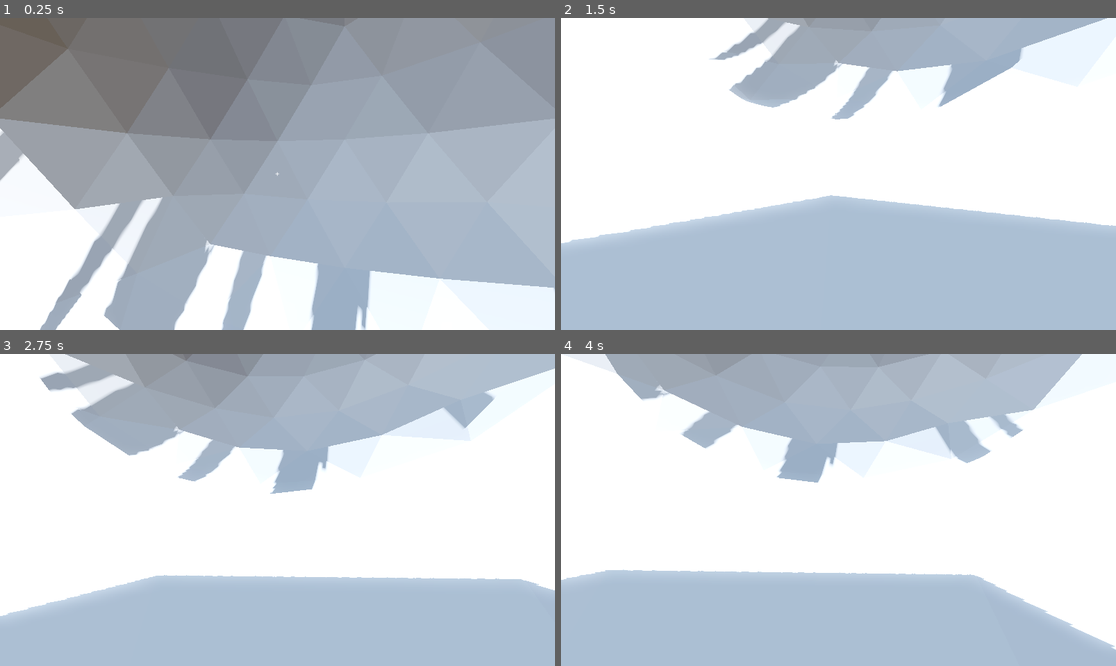
Above: before the commit, frames 1-4 (two rows, left to right).
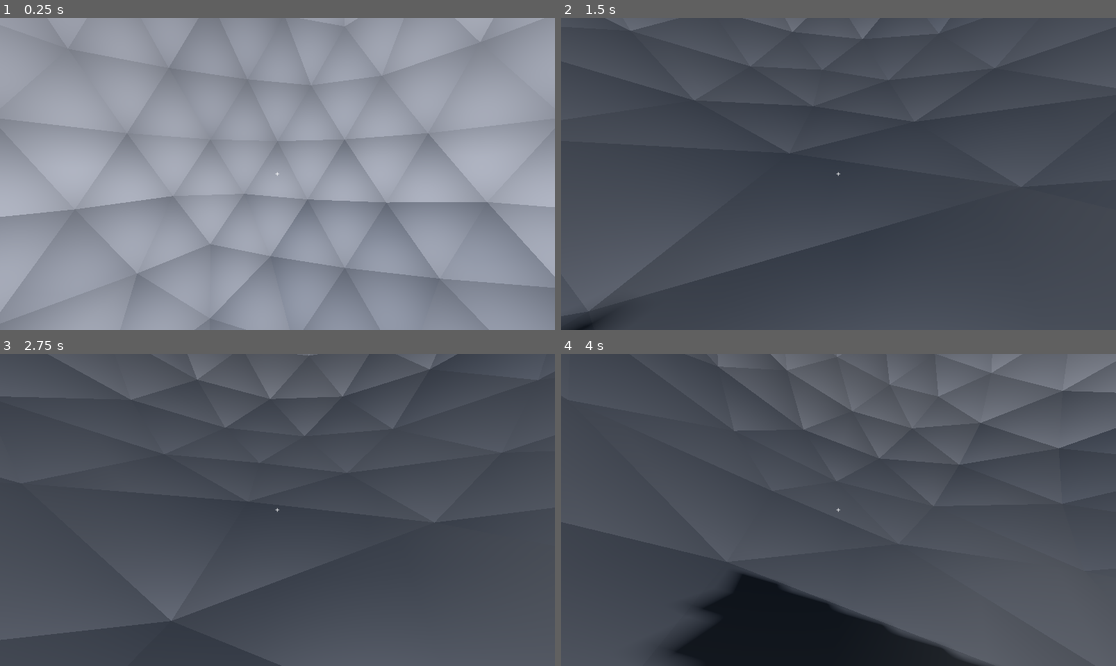
Above: after the commit, the same moments.

Repository: pudgypoultry/gmtk2025
Game: Godot game, scene res://Scenes/world.tscn
Same seed, same stepped clock (60 frames per second), same inputs: the game is played once before the commit and once after it. This scene is started directly instead of the project's main scene.
Inputs (mouse positions are in pixels of both pictures, inside the frame that each line leads up to):
- Up to frame 1 (0.25 s): no input
- Up to frame 2 (1.5 s): move the mouse to (866, 174) at 0.52 s; hold 1 (Toggle Piller L1, bound only before the commit) 0.53-1.28 s; hold W (MoveForward) from 0.53 s (still down); click (866, 174) at 0.67 s; tap Space (Jump) at 0.77 s; tap 2 (Toggle Piller L2, bound only before the commit) at 0.8, 1.35 s; move the mouse to (810, 174) at 1.27 s
- Up to frame 3 (2.75 s): keep holding W (MoveForward); tap Space (Jump) at 1.52 s; tap 3 (Toggle Piller L3, bound only before the commit) at 1.55 s; move the mouse to (288, 503) at 2.02 s; hold 3 (Toggle Piller L3, bound only before the commit) from 2.03 s (still down); tap 4 (Toggle Piller L4, bound only before the commit) at 2.3 s
- Up to frame 4 (4 s): keep holding W (MoveForward); move the mouse to (832, 516) at 2.77 s; release 3 (Toggle Piller L3, bound only before the commit) at 2.78 s; tap 4 (Toggle Piller L4, bound only before the commit) at 2.85 s; click (832, 516) at 2.92 s; tap Space (Jump) at 3.02, 3.77 s; tap 1 (Toggle Piller L1, bound only before the commit) at 3.05 s; move the mouse to (877, 513) at 3.52 s; hold 2 (Toggle Piller L2, bound only before the commit) from 3.53 s (still down); right-click (877, 513) at 3.6 s

The runs differ from the first frame. In frame 1, 57% of the frame differs, in the area x 0-100%, y 0-100%; in frame 2, 100%; in frame 3, 100%; in frame 4, 100%.

Commit message:
Tweened Pillars, pillar control working for nearest pillar

Diff:
--- /dev/null
+++ b/Materials/room_material_01.tres
@@ -0,0 +1,6 @@
+[gd_resource type="StandardMaterial3D" format=3 uid="uid://vx5hs2bek5e4"]
+
+[resource]
+albedo_color = Color(0.821789, 0.821789, 0.821789, 1)
+metallic = 1.0
+roughness = 0.55
--- /dev/null
+++ b/Scenes/ico_shell.tscn
@@ -0,0 +1,13 @@
+[gd_scene load_steps=3 format=3 uid="uid://drclv0roa88dj"]
+
+[ext_resource type="PackedScene" uid="uid://chqsiuqptnvwl" path="res://Assets/Icosphere_shell.glb" id="1_pfmqq"]
+[ext_resource type="Material" uid="uid://vx5hs2bek5e4" path="res://Materials/room_material_01.tres" id="2_k2tgw"]
+
+[node name="Ico_Shell" type="Node3D"]
+
+[node name="Icosphere_shell" parent="." instance=ExtResource("1_pfmqq")]
+
+[node name="ico-shell" parent="Icosphere_shell" index="0"]
+surface_material_override/0 = ExtResource("2_k2tgw")
+
+[editable path="Icosphere_shell"]
--- /dev/null
+++ b/Scenes/pillar_control.gd
@@ -0,0 +1,36 @@
+extends Node3D
+
+
+@export var player_node:Node3D
+@export var pillar_set_L1:IcoPillarMover
+@export var pillar_set_L2:IcoPillarMover
+@export var pillar_set_L3:IcoPillarMover
+@export var pillar_set_L4:IcoPillarMover
+
+
+# Called when the node enters the scene tree for the first time.
+func _ready() -> void:
+	pass # Replace with function body.
+
+
+# Called every frame. 'delta' is the elapsed time since the previous frame.
+func _input(event) -> void:
+	if event.is_action_pressed("Toggle Pillar L1"):
+		pillar_set_L1.MoveRadially(FindNearestPillar(pillar_set_L1))
+	elif event.is_action_pressed("Toggle Pillar L2"):
+		pillar_set_L2.MoveRadially(FindNearestPillar(pillar_set_L2))
+	elif event.is_action_pressed("Toggle Pillar L3"):
+		pillar_set_L3.MoveRadially(FindNearestPillar(pillar_set_L3))
+	elif event.is_action_pressed("Toggle Pillar L4"):
+		pillar_set_L4.MoveRadially(FindNearestPillar(pillar_set_L4))
+
+func FindNearestPillar(pillar_set) -> Node3D:
+	var min_pos:float = 10000000
+	var target:Node3D
+	for pillar in pillar_set.get_child(0).get_children():
+		var dis:float = (pillar.position - player_node.position).length_squared()
+		if dis < min_pos:
+			min_pos = dis
+			target = pillar
+	print("found target: " + target.name)
+	return target
--- a/Scenes/piller_control.gd
+++ /dev/null
@@ -1,35 +0,0 @@
-extends Node3D
-
-
-@export var player_node:Node3D
-@export var piller_set_L1:IcoPillerMover
-@export var piller_set_L2:IcoPillerMover
-@export var piller_set_L3:IcoPillerMover
-@export var piller_set_L4:IcoPillerMover
-
-# Called when the node enters the scene tree for the first time.
-func _ready() -> void:
-	pass # Replace with function body.
-
-
-# Called every frame. 'delta' is the elapsed time since the previous frame.
-func _process(delta: float) -> void:
-	if Input.is_action_pressed("Toggle Piller L1"):
-		piller_set_L1.MoveRadially(FindNearestPiller(piller_set_L1))
-	elif Input.is_action_pressed("Toggle Piller L2"):
-		piller_set_L2.MoveRadially(FindNearestPiller(piller_set_L2))
-	elif Input.is_action_pressed("Toggle Piller L3"):
-		piller_set_L3.MoveRadially(FindNearestPiller(piller_set_L3))
-	elif Input.is_action_pressed("Toggle Piller L4"):
-		piller_set_L4.MoveRadially(FindNearestPiller(piller_set_L4))
-
-func FindNearestPiller(piller_set) -> Node3D:
-	var min_pos:float = 10000000
-	var target:Node3D
-	for piller in piller_set.get_child(0).get_children():
-		var dis:float = (piller.position - player_node.position).length_squared()
-		if dis < min_pos:
-			min_pos = dis
-			target = piller
-	#print("found target: " + target.name)
-	return target
--- a/Scenes/test_setup.tscn
+++ b/Scenes/test_setup.tscn
@@ -1,32 +1,8 @@
-[gd_scene load_steps=5 format=3 uid="uid://l35xtqu81ih"]
-
-[ext_resource type="PackedScene" uid="uid://dd1thh4346sxi" path="res://CharacterController.tscn" id="1_uhmvl"]
-
-[sub_resource type="ProceduralSkyMaterial" id="ProceduralSkyMaterial_0bcqp"]
-sky_horizon_color = Color(0.662243, 0.671743, 0.686743, 1)
-ground_horizon_color = Color(0.662243, 0.671743, 0.686743, 1)
-
-[sub_resource type="Sky" id="Sky_2ikws"]
-sky_material = SubResource("ProceduralSkyMaterial_0bcqp")
-
-[sub_resource type="Environment" id="Environment_edx1a"]
-background_mode = 2
-sky = SubResource("Sky_2ikws")
-tonemap_mode = 2
-glow_enabled = true
+[gd_scene format=3 uid="uid://l35xtqu81ih"]
 
 [node name="TestSetup" type="Node3D"]
-
-[node name="WorldEnvironment" type="WorldEnvironment" parent="."]
-environment = SubResource("Environment_edx1a")
-
-[node name="DirectionalLight3D" type="DirectionalLight3D" parent="."]
-transform = Transform3D(-0.866025, -0.433013, 0.25, 0, 0.5, 0.866025, -0.5, 0.75, -0.433013, 0, 0, 0)
-shadow_enabled = true
 
 [node name="CSGBox3D" type="CSGBox3D" parent="."]
 transform = Transform3D(1, 0, 0, 0, 1, 0, 0, 0, 1, 1.0529, -40.3142, 0.823399)
 use_collision = true
 size = Vector3(146.425, 1, 132.209)
-
-[node name="CharacterBody3D2" parent="." instance=ExtResource("1_uhmvl")]
--- a/Scenes/world.tscn
+++ b/Scenes/world.tscn
@@ -1,22 +1,34 @@
-[gd_scene load_steps=8 format=3 uid="uid://dm7jkum4qeudl"]
+[gd_scene load_steps=11 format=3 uid="uid://dm7jkum4qeudl"]
 
-[ext_resource type="PackedScene" uid="uid://l35xtqu81ih" path="res://Scenes/test_setup.tscn" id="1_5ukr8"]
-[ext_resource type="Script" uid="uid://cpfo6q3mv3phv" path="res://Scenes/piller_control.gd" id="1_o06y3"]
-[ext_resource type="PackedScene" uid="uid://chqsiuqptnvwl" path="res://Assets/Icosphere_shell.glb" id="2_o06y3"]
+[ext_resource type="Script" uid="uid://c8v3kuq0dhg26" path="res://Scenes/pillar_control.gd" id="1_o06y3"]
 [ext_resource type="PackedScene" uid="uid://svjf1k8bhx3" path="res://Scenes/ico_layer_01.tscn" id="3_k7acu"]
 [ext_resource type="PackedScene" uid="uid://o1he5ion8kok" path="res://Scenes/ico_layer_02.tscn" id="4_5v1tr"]
 [ext_resource type="PackedScene" uid="uid://11mm2c37qj45" path="res://Scenes/ico_layer_03.tscn" id="5_0fj1v"]
 [ext_resource type="PackedScene" uid="uid://bju0nbj7k6ovq" path="res://Scenes/ico_layer_04.tscn" id="6_ikia7"]
+[ext_resource type="PackedScene" uid="uid://drclv0roa88dj" path="res://Scenes/ico_shell.tscn" id="7_k7acu"]
+[ext_resource type="PackedScene" uid="uid://dd1thh4346sxi" path="res://CharacterController.tscn" id="7_o06y3"]
 
-[node name="World" type="Node3D" node_paths=PackedStringArray("player_node", "piller_set_L1", "piller_set_L2", "piller_set_L3", "piller_set_L4")]
+[sub_resource type="ProceduralSkyMaterial" id="ProceduralSkyMaterial_o06y3"]
+sky_top_color = Color(0.0842139, 0.109491, 0.144642, 1)
+sky_horizon_color = Color(0.633271, 0.642923, 0.658162, 1)
+sky_cover_modulate = Color(0.564962, 0.564962, 0.564962, 1)
+ground_bottom_color = Color(0.0935, 0.1001, 0.11, 1)
+
+[sub_resource type="Sky" id="Sky_k7acu"]
+sky_material = SubResource("ProceduralSkyMaterial_o06y3")
+
+[sub_resource type="Environment" id="Environment_o06y3"]
+background_mode = 2
+background_color = Color(0.427493, 0.427493, 0.427493, 1)
+sky = SubResource("Sky_k7acu")
+
+[node name="World" type="Node3D" node_paths=PackedStringArray("player_node", "pillar_set_L1", "pillar_set_L2", "pillar_set_L3", "pillar_set_L4")]
 script = ExtResource("1_o06y3")
-player_node = NodePath("TestSetup/CharacterBody3D2")
-piller_set_L1 = NodePath("Ico_Layer_01")
-piller_set_L2 = NodePath("Ico_Layer_02")
-piller_set_L3 = NodePath("Ico_Layer_03")
-piller_set_L4 = NodePath("Ico_Layer_04")
-
-[node name="TestSetup" parent="." instance=ExtResource("1_5ukr8")]
+player_node = NodePath("CharacterBody3D")
+pillar_set_L1 = NodePath("Ico_Layer_01")
+pillar_set_L2 = NodePath("Ico_Layer_02")
+pillar_set_L3 = NodePath("Ico_Layer_03")
+pillar_set_L4 = NodePath("Ico_Layer_04")
 
 [node name="Ico_Layer_01" parent="." instance=ExtResource("3_k7acu")]
 
@@ -26,6 +38,20 @@
 
 [node name="Ico_Layer_04" parent="." instance=ExtResource("6_ikia7")]
 
-[node name="Icosphere_shell" parent="." instance=ExtResource("2_o06y3")]
+[node name="CharacterBody3D" parent="." instance=ExtResource("7_o06y3")]
+rotationSpeed = 10.0
+verticalCameraClamp = 85.0
+speed = 400.0
+runSpeed = 600.0
 
-[editable path="TestSetup"]
+[node name="OmniLight3D" type="OmniLight3D" parent="."]
+light_color = Color(0.808639, 0.819342, 0.872209, 1)
+light_energy = 250.0
+shadow_enabled = true
+omni_range = 87.0746
+omni_attenuation = 2.0
+
+[node name="WorldEnvironment" type="WorldEnvironment" parent="."]
+environment = SubResource("Environment_o06y3")
+
+[node name="Ico_Shell" parent="." instance=ExtResource("7_k7acu")]
--- a/ico_layer_mover.gd
+++ b/ico_layer_mover.gd
@@ -1,31 +1,45 @@
-class_name IcoPillerMover
+class_name IcoPillarMover
 extends Node3D
 
 @export var inactive_distance:float = 10.0
 @export var icosphere_layer: Node3D
 
-enum piller_state {IN, OUT, MOVING}
+enum pillar_state {IN, OUT, MOVING}
 
-class PillerContatiner:
-	var state:piller_state
+class PillarContatiner:
+	var state:pillar_state
 	var node:Node3D
-	func _init(state:piller_state, node:Node3D):
+	func _init(state:pillar_state, node:Node3D):
 		state = state
 		node = node
 
-var pillers:Dictionary[String, PillerContatiner] = {}
+var pillars:Dictionary[String, PillarContatiner] = {}
 
 func _ready() -> void:
 	for child:Node3D in icosphere_layer.get_children():
-		pillers[child.name] = PillerContatiner.new(piller_state.IN, child)
-		MoveRadially(child)
+		pillars[child.name] = PillarContatiner.new(pillar_state.IN, child)
+		MoveRadially(child, Vector3.ZERO, false)
 
-func MoveRadially(obj:Node3D, origin:Vector3=Vector3.ZERO) -> void:
+func MoveRadially(obj:Node3D, origin:Vector3=Vector3.ZERO, animate:bool=true) -> void:
 	# move the input obj along vector from origin point to the object's position
 	var direction:Vector3 = obj.position - origin
-	if pillers[obj.name].state == piller_state.OUT:
-		obj.position = (-direction.normalized() * inactive_distance + obj.position) + origin
-		pillers[obj.name].state = piller_state.IN
-	elif pillers[obj.name].state == piller_state.IN:
-		obj.position = (direction.normalized() * inactive_distance + obj.position) + origin
-		pillers[obj.name].state = piller_state.OUT
+	if true:
+		if pillars[obj.name].state == pillar_state.OUT:
+			if animate:
+				TweenTools.TweenPosition(obj, obj,
+					obj.position - direction.normalized() * inactive_distance + origin,
+					0.5)
+			else:
+				obj.position = (-direction.normalized() * inactive_distance + obj.position) + origin
+
+			pillars[obj.name].state = pillar_state.IN
+
+		elif pillars[obj.name].state == pillar_state.IN:
+			if animate:
+				TweenTools.TweenPosition(obj, obj,
+					obj.position + direction.normalized() * inactive_distance + origin,
+					0.5)
+			else:
+				obj.position = (direction.normalized() * inactive_distance + obj.position) + origin
+
+			pillars[obj.name].state = pillar_state.OUT
--- a/project.godot
+++ b/project.godot
@@ -61,22 +61,22 @@
 "events": [Object(InputEventMouseButton,"resource_local_to_scene":false,"resource_name":"","device":-1,"window_id":0,"a …(258 unchanged characters)…
 ]
 }
-"Toggle Piller L1"={
+"Toggle Pillar L1"={
 "deadzone": 0.2,
 "events": [Object(InputEventKey,"resource_local_to_scene":false,"resource_name":"","device":-1,"window_id":0,"alt_press …(191 unchanged characters)…
 ]
 }
-"Toggle Piller L2"={
+"Toggle Pillar L2"={
 "deadzone": 0.2,
 "events": [Object(InputEventKey,"resource_local_to_scene":false,"resource_name":"","device":-1,"window_id":0,"alt_press …(191 unchanged characters)…
 ]
 }
-"Toggle Piller L3"={
+"Toggle Pillar L3"={
 "deadzone": 0.2,
 "events": [Object(InputEventKey,"resource_local_to_scene":false,"resource_name":"","device":-1,"window_id":0,"alt_press …(191 unchanged characters)…
 ]
 }
-"Toggle Piller L4"={
+"Toggle Pillar L4"={
 "deadzone": 0.2,
 "events": [Object(InputEventKey,"resource_local_to_scene":false,"resource_name":"","device":-1,"window_id":0,"alt_press …(191 unchanged characters)…
 ]
Not shown, added: Scenes/pillar_control.gd.uid
Not shown, removed: Scenes/piller_control.gd.uid
